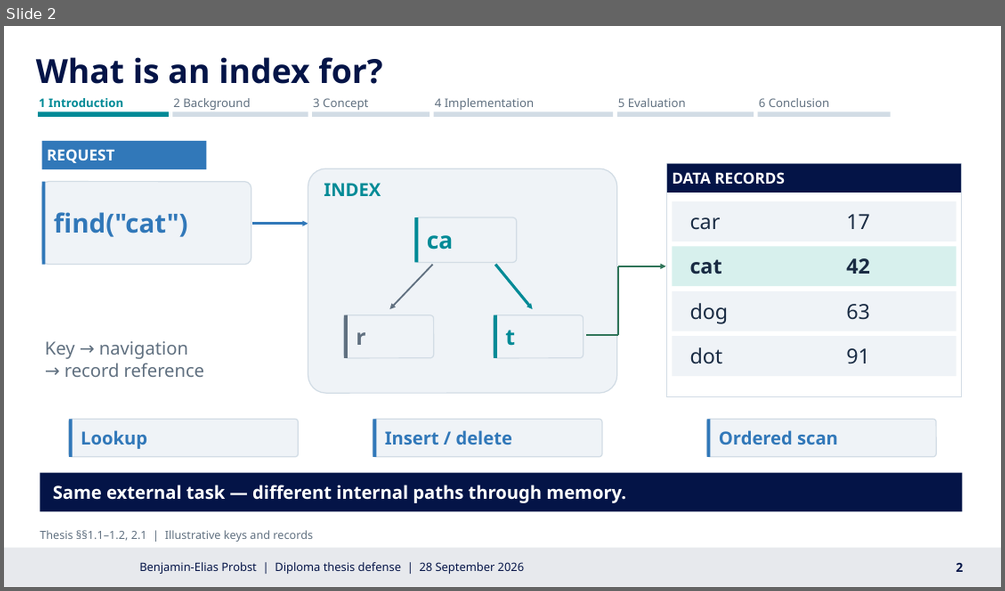
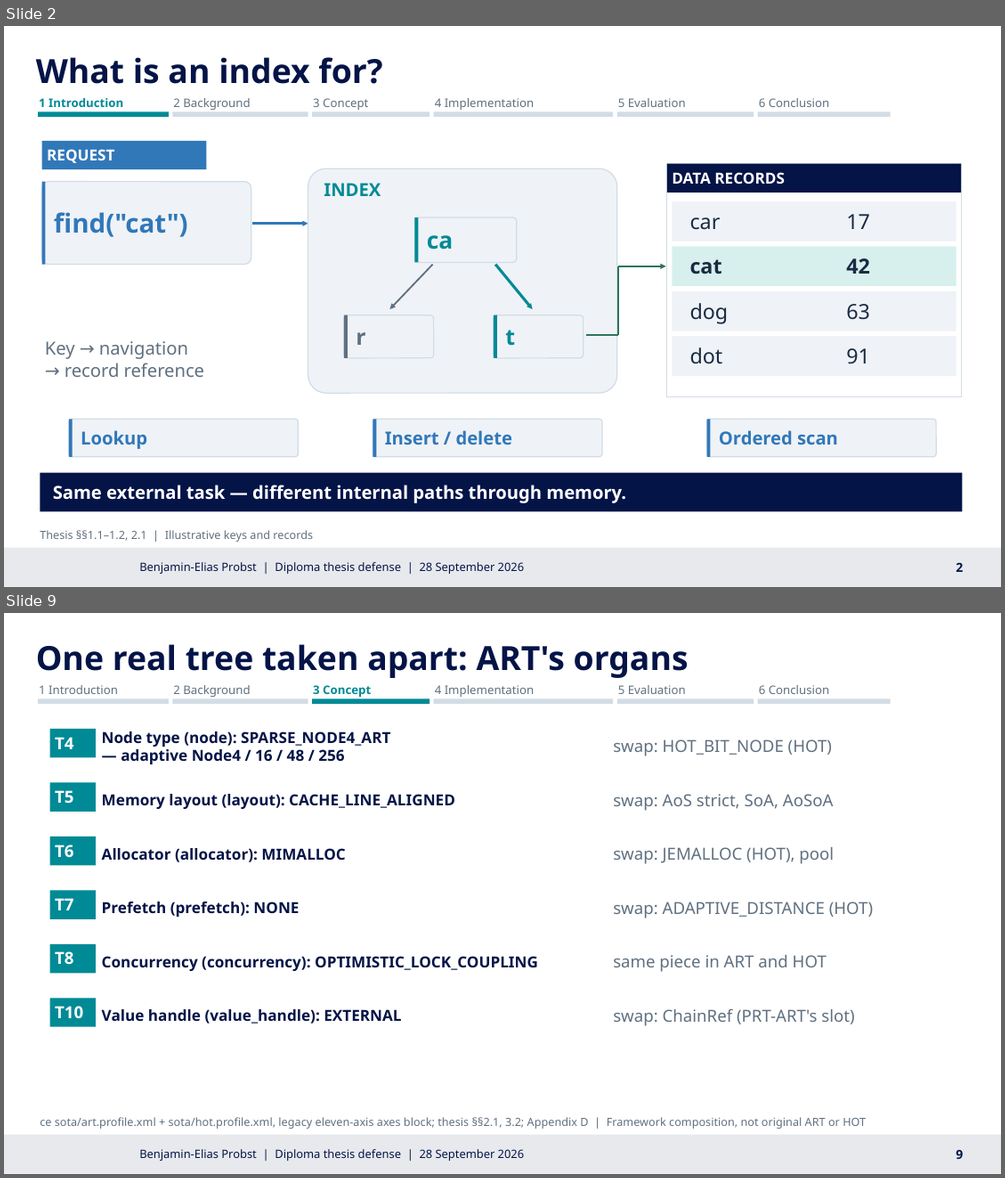
Before and after one commit to BenniProbst/probst-Diplomarbeit-cache-engine, a slide deck: docs/presentation/20260919 Cache_Engine_Defense_EN-cache-awareness_Composition.pptx. Shown one above the other, each under a label of ours: slide 2 before the commit, slides 2 and 9 after it; the slides between them are not shown. The pictures are 1005x591 and 1005x1178 pixels, drawn with LibreOffice and Linux fonts; fonts in the diff are those of the drawing; background and template pictures are left out. Boxes give left, top, right and bottom in pixels: in the first picture for what was removed or moved away, otherwise in the second. Text is boxed around its words. In the diff, an @@ line names an element or a change of style, - is before the commit and + after.

```diff
--- a/docs/presentation/20260919 Cache_Engine_Defense_EN-cache-awareness_Composition.pptx
+++ b/docs/presentation/20260919 Cache_Engine_Defense_EN-cache-awareness_Composition.pptx
@@ slide 9 added at [4, 613, 1001, 1174], background #FFFFFF; not listed: 1 template element that a slide beside it also shows @@
@@ text added at [36, 644, 688, 678], 24 pt, text #041447, bold @@
+One real tree taken apart: ART's organs
@@ text added at [39, 685, 118, 694], 8.5 pt, text #607080 @@
+1 Introduction
@@ text added at [173, 685, 250, 697], 8.5 pt, text #607080 @@
+2 Background
@@ text added at [313, 685, 371, 698], 8.5 pt, text #008A96, bold @@
+3 Concept
@@ text added at [435, 685, 534, 697], 8.5 pt, text #607080 @@
+4 Implementation
@@ text added at [618, 685, 686, 694], 8.5 pt, text #607080 @@
+5 Evaluation
@@ text added at [759, 685, 829, 694], 8.5 pt, text #607080 @@
+6 Conclusion
@@ rectangle added at [38, 698, 169, 704], fill #D2DCE5 @@
@@ rectangle added at [172, 698, 308, 704], fill #D2DCE5 @@
@@ rectangle added at [312, 698, 429, 704], fill #008A96 @@
@@ rectangle added at [434, 698, 613, 704], fill #D2DCE5 @@
@@ rectangle added at [617, 698, 753, 704], fill #D2DCE5 @@
@@ rectangle added at [758, 698, 890, 704], fill #D2DCE5 @@
@@ group added at [50, 729, 538, 1027]: 12 texts, 6 rectangles @@
+T4
+Node type (node): SPARSE_NODE4_ART
+— adaptive Node4 / 16 / 48 / 256
+T5
+Memory layout (layout): CACHE_LINE_ALIGNED
+T6
+Allocator (allocator): MIMALLOC
+T7
+Prefetch (prefetch): NONE
+T8
+Concurrency (concurrency): OPTIMISTIC_LOCK_COUPLING
+T10
+Value handle (value_handle): EXTERNAL
@@ group added at [613, 739, 873, 1026]: 6 texts @@
+swap: HOT_BIT_NODE (HOT)
+swap: AoS strict, SoA, AoSoA
+swap: JEMALLOC (HOT), pool
+swap: ADAPTIVE_DISTANCE (HOT)
+same piece in ART and HOT
+swap: ChainRef (PRT-ART's slot)
@@ text added at [40, 1117, 866, 1128], 8.1 pt, text #607080 @@
+ce sota/art.profile.xml + sota/hot.profile.xml, legacy eleven-axis axes block; thesis §§2.1, 3.2; Appendix D | Framework composition, not original ART or HOT
@@ text added at [139, 1149, 525, 1160], 8.3 pt, text #041447 @@
+Benjamin-Elias Probst | Diploma thesis defense | 28 September 2026
@@ text added at [955, 1150, 963, 1159], 9 pt, text #041447, bold @@
+9
```
Also in this commit, not shown: 16 slides changed, 2 other slides added, 3 other files.
